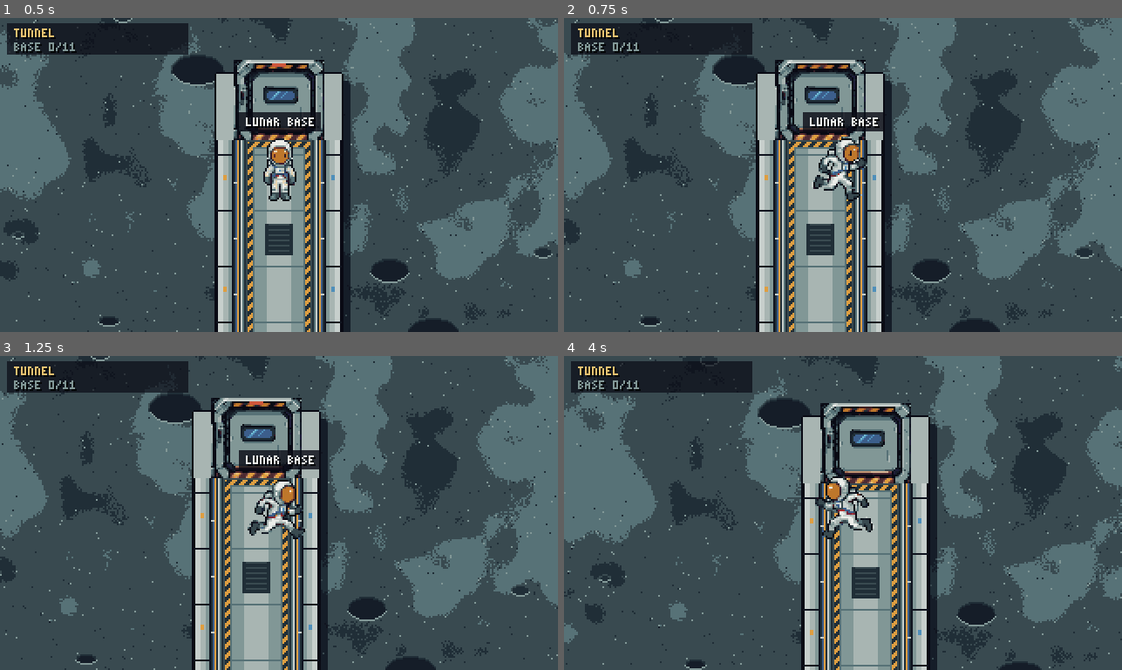
Above: before the commit, frames 1-4 (two rows, left to right).
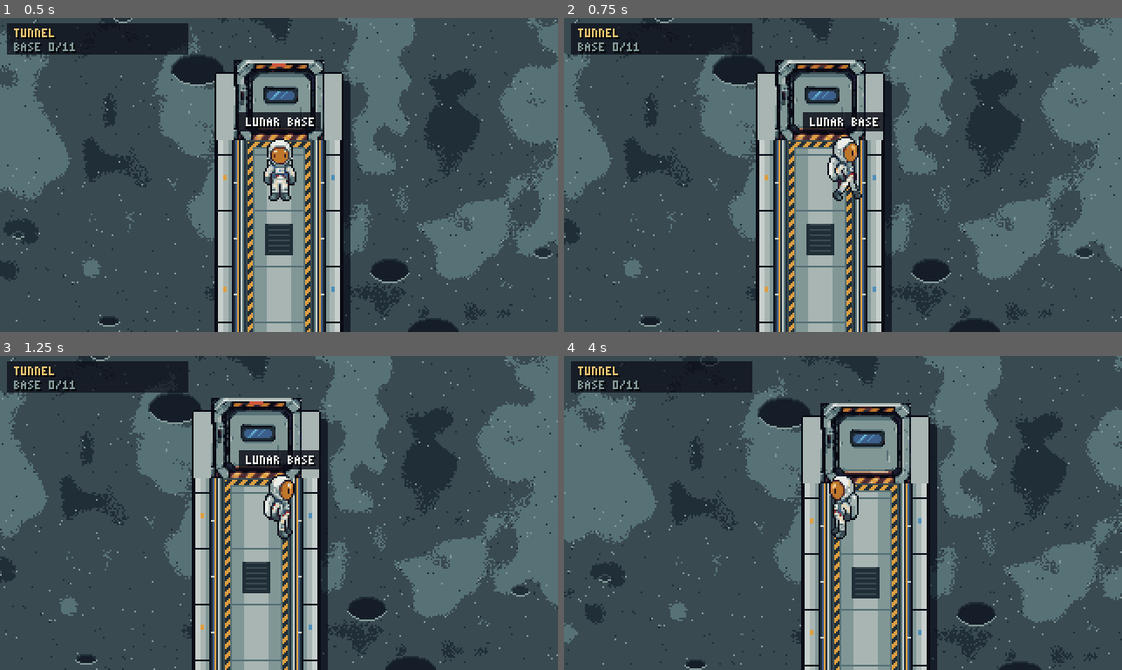
Above: after the commit, the same moments.

Repository: HattoriLoL/Artemis-Adventure
Game: Godot game, scene res://cenas/mapa.tscn
Two runs of this game, one before a commit and one after it. Both use one fixed random seed, a clock stepped at 60 frames per second and the inputs below.
Inputs (mouse positions are in pixels of both pictures, inside the frame that each line leads up to):
- Up to frame 1 (0.5 s): no input
- Up to frame 2 (0.75 s): tap Enter (ui_accept) at 0.5 s; move the mouse to (965, 159) at 0.52 s; hold D (direita) from 0.53 s (still down); hold Shift (correr) from 0.53 s (still down); click (965, 159) at 0.67 s
- Up to frame 3 (1.25 s): keep holding D (direita); keep holding Shift (correr); tap Enter (ui_accept) at 0.77 s
- Up to frame 4 (4 s): move the mouse to (731, 528) at 1.27 s; release D (direita) at 1.28 s; release Shift (correr) at 1.28 s; hold S (baixo) 1.28-2.03 s; tap Shift (correr) at 1.35, 2.3, 3.05 s; tap Enter (ui_accept) at 1.52, 3.02, 3.77 s; move the mouse to (898, 443) at 2.02 s; hold D (direita) 2.03-2.78 s; hold E (usar) 2.03-2.78 s; move the mouse to (815, 575) at 2.77 s; hold W (cima) 2.78-3.53 s; tap X at 2.85 s; click (815, 575) at 2.92 s; move the mouse to (1010, 560) at 3.52 s; hold A (esquerda) from 3.53 s (still down); hold Shift (correr) from 3.53 s (still down); tap J at 3.6 s

Frame 1 is identical in both runs. In frame 2, 1.0% of the frame differs, in the area x 44-55%, y 37-59%; in frame 3, 1.1%; in frame 4, 1.1%.

Commit message:
Tira a animação de correr: com Shift o astronauta só anda mais rápido
A folha e o SpriteFrames do astronauta voltam ao que eram (sem run_<dir>); com Shift a animação de andar toca 1,4x mais rápido. A ação "correr" no Shift continua.

Diff:
--- a/jogo/assets/astronauta/astronauta_topo_frames.tres
+++ b/jogo/assets/astronauta/astronauta_topo_frames.tres
@@ -161,70 +161,6 @@
 [sub_resource type="AtlasTexture" id="AtlasTexture_40"]
 atlas = ExtResource("1_folha")
 region = Rect2(96, 528, 48, 48)
-
-[sub_resource type="AtlasTexture" id="AtlasTexture_41"]
-atlas = ExtResource("1_folha")
-region = Rect2(0, 576, 48, 48)
-
-[sub_resource type="AtlasTexture" id="AtlasTexture_42"]
-atlas = ExtResource("1_folha")
-region = Rect2(48, 576, 48, 48)
-
-[sub_resource type="AtlasTexture" id="AtlasTexture_43"]
-atlas = ExtResource("1_folha")
-region = Rect2(96, 576, 48, 48)
-
-[sub_resource type="AtlasTexture" id="AtlasTexture_44"]
-atlas = ExtResource("1_folha")
-region = Rect2(144, 576, 48, 48)
-
-[sub_resource type="AtlasTexture" id="AtlasTexture_45"]
-atlas = ExtResource("1_folha")
-region = Rect2(0, 624, 48, 48)
-
-[sub_resource type="AtlasTexture" id="AtlasTexture_46"]
-atlas = ExtResource("1_folha")
-region = Rect2(48, 624, 48, 48)
-
-[sub_resource type="AtlasTexture" id="AtlasTexture_47"]
-atlas = ExtResource("1_folha")
-region = Rect2(96, 624, 48, 48)
-
-[sub_resource type="AtlasTexture" id="AtlasTexture_48"]
-atlas = ExtResource("1_folha")
-region = Rect2(144, 624, 48, 48)
-
-[sub_resource type="AtlasTexture" id="AtlasTexture_49"]
-atlas = ExtResource("1_folha")
-region = Rect2(0, 672, 48, 48)
-
-[sub_resource type="AtlasTexture" id="AtlasTexture_50"]
-atlas = ExtResource("1_folha")
-region = Rect2(48, 672, 48, 48)
-
-[sub_resource type="AtlasTexture" id="AtlasTexture_51"]
-atlas = ExtResource("1_folha")
-region = Rect2(96, 672, 48, 48)
-
-[sub_resource type="AtlasTexture" id="AtlasTexture_52"]
-atlas = ExtResource("1_folha")
-region = Rect2(144, 672, 48, 48)
-
-[sub_resource type="AtlasTexture" id="AtlasTexture_53"]
-atlas = ExtResource("1_folha")
-region = Rect2(0, 720, 48, 48)
-
-[sub_resource type="AtlasTexture" id="AtlasTexture_54"]
-atlas = ExtResource("1_folha")
-region = Rect2(48, 720, 48, 48)
-
-[sub_resource type="AtlasTexture" id="AtlasTexture_55"]
-atlas = ExtResource("1_folha")
-region = Rect2(96, 720, 48, 48)
-
-[sub_resource type="AtlasTexture" id="AtlasTexture_56"]
-atlas = ExtResource("1_folha")
-region = Rect2(144, 720, 48, 48)
 
 [resource]
 animations = [{
@@ -435,84 +371,4 @@
 "loop": false,
 "name": &"use_up",
 "speed": 8.0
-}, {
-"frames": [{
-"duration": 1.0,
-"texture": SubResource("AtlasTexture_41")
-},
-{
-"duration": 1.0,
-"texture": SubResource("AtlasTexture_42")
-},
-{
-"duration": 1.0,
-"texture": SubResource("AtlasTexture_43")
-},
-{
-"duration": 1.0,
-"texture": SubResource("AtlasTexture_44")
-}],
-"loop": true,
-"name": &"run_down",
-"speed": 12.0
-}, {
-"frames": [{
-"duration": 1.0,
-"texture": SubResource("AtlasTexture_45")
-},
-{
-"duration": 1.0,
-"texture": SubResource("AtlasTexture_46")
-},
-{
-"duration": 1.0,
-"texture": SubResource("AtlasTexture_47")
-},
-{
-"duration": 1.0,
-"texture": SubResource("AtlasTexture_48")
-}],
-"loop": true,
-"name": &"run_left",
-"speed": 12.0
-}, {
-"frames": [{
-"duration": 1.0,
-"texture": SubResource("AtlasTexture_49")
-},
-{
-"duration": 1.0,
-"texture": SubResource("AtlasTexture_50")
-},
-{
-"duration": 1.0,
-"texture": SubResource("AtlasTexture_51")
-},
-{
-"duration": 1.0,
-"texture": SubResource("AtlasTexture_52")
-}],
-"loop": true,
-"name": &"run_right",
-"speed": 12.0
-}, {
-"frames": [{
-"duration": 1.0,
-"texture": SubResource("AtlasTexture_53")
-},
-{
-"duration": 1.0,
-"texture": SubResource("AtlasTexture_54")
-},
-{
-"duration": 1.0,
-"texture": SubResource("AtlasTexture_55")
-},
-{
-"duration": 1.0,
-"texture": SubResource("AtlasTexture_56")
-}],
-"loop": true,
-"name": &"run_up",
-"speed": 12.0
 }]
--- a/jogo/scripts/jogador_topo.gd
+++ b/jogo/scripts/jogador_topo.gd
@@ -1,7 +1,7 @@
 extends CharacterBody2D
 ## Astronauta da versão vista de cima (três quartos): anda em 8 direções; a animação segue a direção dominante
 ## (baixo, cima, esquerda, direita). Origem do nó = pés (os quadros de 48x48 têm os pés na linha 46).
-## Segurando Shift (ação `correr`) corre, com a animação run_<dir> e mais poeira.
+## Segurando Shift (ação `correr`) anda mais rápido: a animação de andar toca mais depressa e levanta mais poeira.
 ## Na Lua, levanta um pouco de poeira ao andar. Modo demonstração: anda até `bot_alvo` (a próxima tarefa).
 
 const VEL_ANDAR := 70.0
@@ -111,12 +111,10 @@
 			dir = "right" if ent.x > 0 else "left"
 		else:
 			dir = "down" if ent.y > 0 else "up"
-	var anim := "idle_"
-	if velocity.length() > 8.0:
-		anim = "run_" if correndo and spr.sprite_frames.has_animation("run_" + dir) else "walk_"
-	anim += dir
+	var anim := ("walk_" if velocity.length() > 8.0 else "idle_") + dir
 	if spr.animation != anim:
 		spr.play(anim)
+	spr.speed_scale = 1.4 if (correndo and velocity.length() > 8.0) else 1.0
 	if com_poeira and velocity.length() > 8.0:
 		t_passo -= delta
 		if t_passo <= 0.0:
Binary file changed: jogo/assets/astronauta/astronauta_topo_folha.png
Not shown: 1 places in jogo/assets/astronauta/astronauta_topo_frames.tres that only renumber resources
